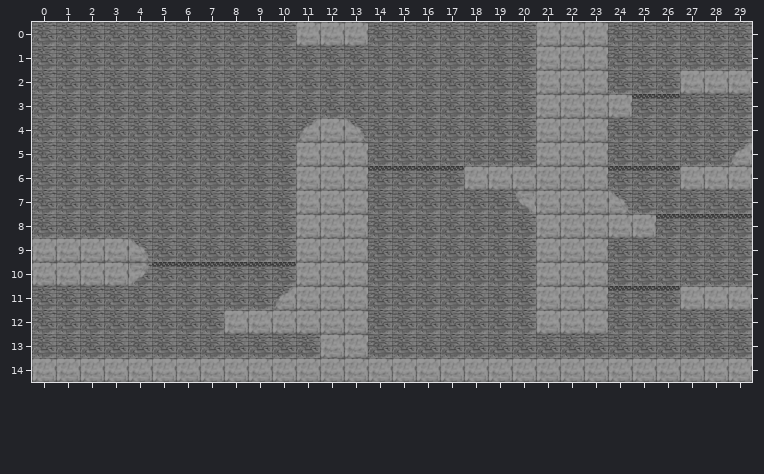
An edit to a level. Tiled map, LudumDare35/res/testLevel.tmx. Above: the version before the commit.
Cells are 32x32 px. Shown: x 0..29, y 0..14.
And afterwards:
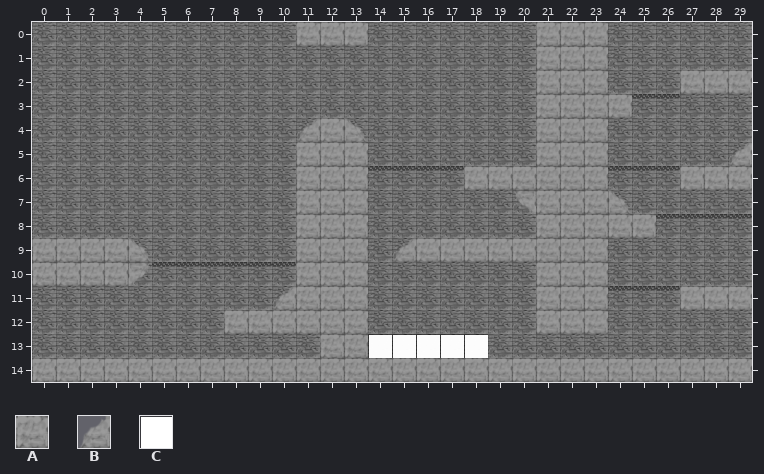
Key: from "Platforms": A 0, B 4, C 16.
_ is an empty cell.
Difference:
Layer "Platform":
y 9: x 15..20 ______ -> BAAAAA
y 13: x 14..18 _____ -> CCCCC
Where, in picture pixels (left, top, right, bottom), the same in both pictures:
added: (394, 238, 536, 262)
added: (368, 334, 488, 358)
